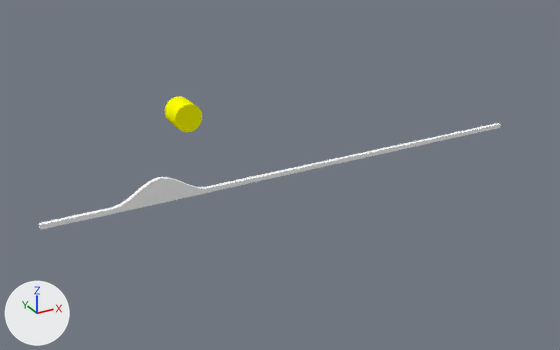
The Blender file examples/physics/physics_2d_game_sopwith/data/level.blend as it was, and as the next commit left it.
Before and after are seen from a camera (50 mm lens) standing at (-98.0, -572.0, 286.0) and looking at (215.0, -3.0, 2.0). Every picture has the same lights, and +X, +Y and +Z are marked at lower left.
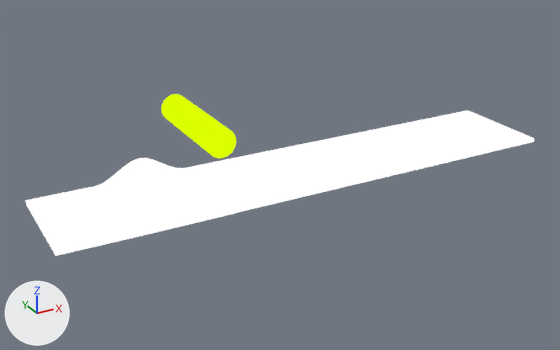
Where the newer file only moved an object's origin or applied its transform, the numbers keep the older frame.

The change, as a list of edits to the scene's bpy script:
```text
Change mat_material_002:
    remove n0 = _N.new('ShaderNodeOutputMaterial'); n0.name = 'Material Output.001'
    remove n1 = _N.new('ShaderNodeBsdfDiffuse'); n1.name = 'Diffuse BSDF'
    remove n1.inputs[0].default_value = (1.0, 1.0, 0.0, 1.0)  # 'Color', yellow #ffff00
    remove _L.new(n1.outputs[0], n0.inputs[0])  # 'BSDF' to 'Surface'
    add n2 = _N.new('ShaderNodeOutputMaterial'); n2.name = 'Material Output'
    add n3 = _N.new('ShaderNodeBackground'); n3.name = 'Background'
    add n3.inputs[0].default_value = (0.716, 1.0, 0.0, 1.0)  # 'Color', green #dcff00
    add _L.new(n3.outputs[0], n2.inputs[0])  # 'Background' to 'Surface'
Change mat_material_001:
    remove n0 = _N.new('ShaderNodeOutputMaterial'); n0.name = 'Material Output.001'
    remove n1 = _N.new('ShaderNodeBsdfDiffuse'); n1.name = 'Diffuse BSDF'
    remove n1.inputs[0].default_value = (1.0, 1.0, 1.0, 1.0)  # 'Color', white #ffffff
    remove _L.new(n1.outputs[0], n0.inputs[0])  # 'BSDF' to 'Surface'
    add n2 = _N.new('ShaderNodeOutputMaterial'); n2.name = 'Material Output'
    add n3 = _N.new('ShaderNodeBackground'); n3.name = 'Background'
    add n3.inputs[0].default_value = (1.0, 1.0, 1.0, 1.0)  # 'Color', white #ffffff
    add _L.new(n3.outputs[0], n2.inputs[0])  # 'Background' to 'Surface'
Change me_cylinder:
    where me_cylinder.from_pydata(...)  # 64 vertices, 34 faces; spans x -1.0..1.0, y -1.0..1.0, z -1.0..1.0
    used by ob_cylinder; location = (137.2, 29.5, 63.5); rotation_euler = (1.571, 0.0, 0.0), in degrees (90, 0, 0); scale = (12.5, 12.5, 12.5)
    me_cylinder part 1: the whole mesh is scaled about its middle by (1, 1, 4), then moved by (0.0, 0.0, 2.35)
Change ob_cube:
    ob_cube.scale: (56.8, 2.0, 2.0) -> (56.8, 50.0, 2.0)
```

Pixel boxes (x1, y1, x2, y2) of what changed, in the pictures (560 x 350 px):
'Cube', recoloured, rescaled (10% wider, 36% taller)
    before: (39, 123, 501, 230)
    after: (25, 110, 534, 256)
'Cylinder', recoloured, mesh rescaled (yellow to green, 100% wider, 76% taller)
    before: (165, 96, 202, 132)
    after: (161, 94, 236, 158)
